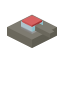
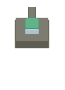
The second 65 × 90 image is a revision of the first. Changes to its layers:
removed layer "stone022.png" over [22, 15, 42, 27]
added group "new" with 6 layers above "grass-free.png" over [14, 7, 51, 49]
added layer "green" in group "new" over [25, 18, 39, 29]
added layer "red" in group "new" over [25, 18, 39, 29]
moved "gun" into group "new", painted on it over [28, 7, 56, 38]
moved "turret" into group "new", painted on it over [21, 16, 43, 34]
moved "body" into group "new", painted on it over [7, 14, 57, 48]
added layer "shadow" in group "new" over [14, 17, 51, 49]
